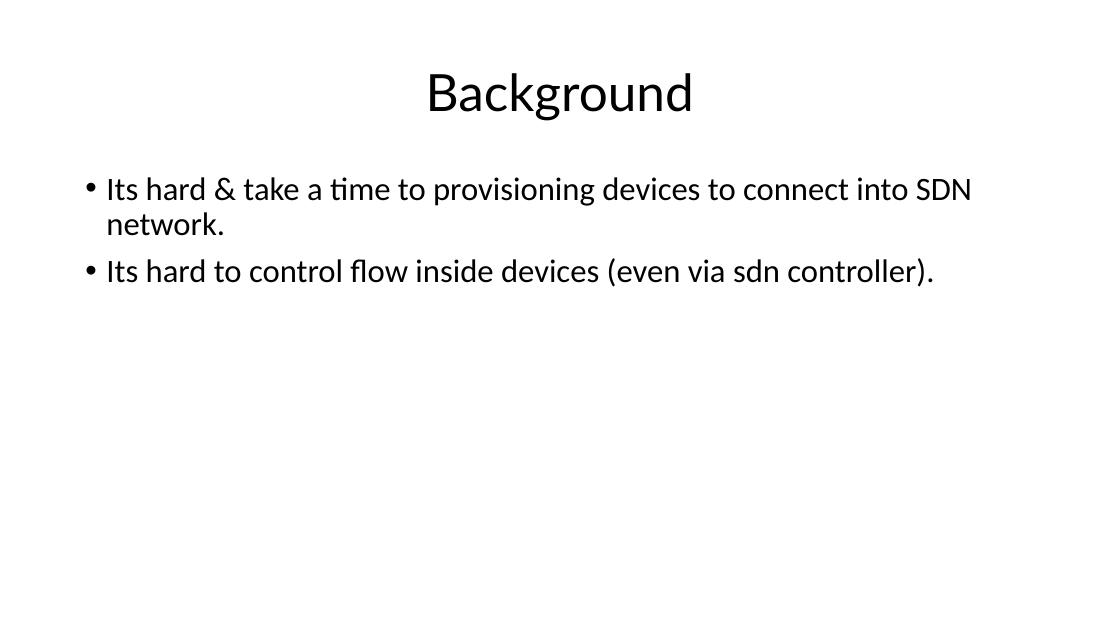
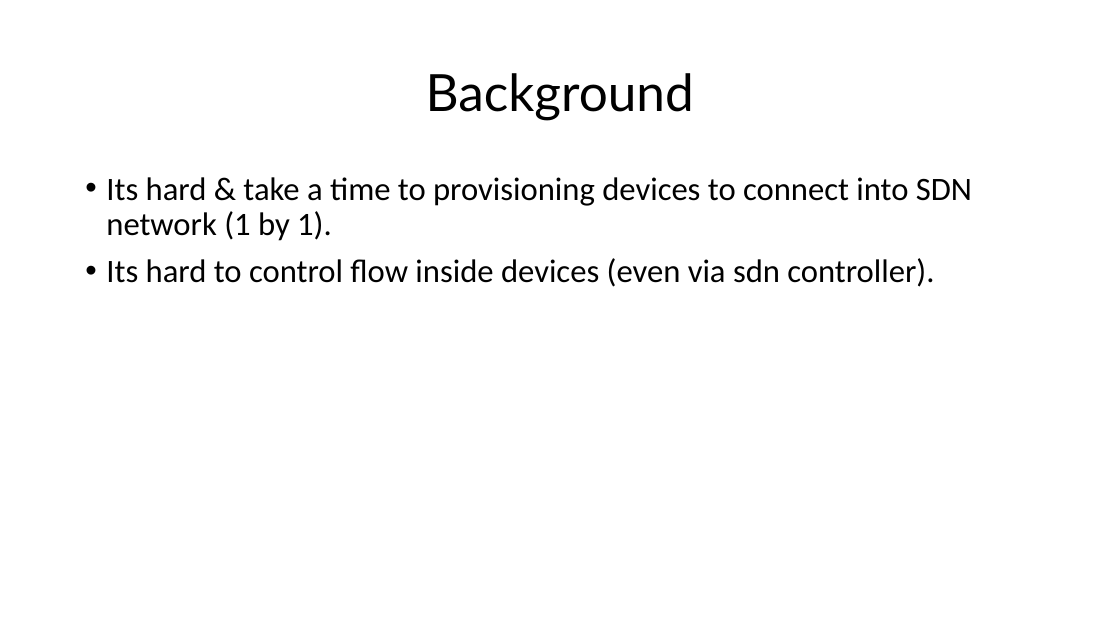
Before and after one commit to zufardhiyaulhaq/PureFlow, a slide deck: slide 2 of docs/PureFlow.pptx. Drawn at 1120x630 pixels with LibreOffice and Linux fonts; fonts in the diff are those of the drawing. Boxes give left, top, right and bottom in pixels: in the first picture for what was removed or moved away, otherwise in the second. Text is boxed around its words. In the diff, an @@ line names an element or a change of style, - is before the commit and + after.

```diff
--- a/docs/PureFlow.pptx
+++ b/docs/PureFlow.pptx
@@ text at bbox=[106, 177, 972, 241]: text changed @@
-• Its hard & take a time to provisioning devices to connect into SDN network.
+• Its hard & take a time to provisioning devices to connect into SDN network (1 by 1).
```
Also in this commit, not shown: 2 other slides changed, 1 other file.
